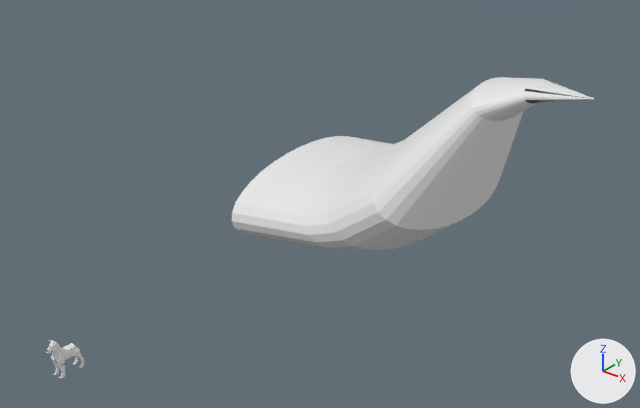
Renders of the FBX model tRip/Assets/Main/Prefabs/modelGos.fbx from each side of a commit.
Rendered twice from a 50 mm lens placed at (19.36, -12.17, 15.73), pointed at (7.97, 2.05, 6.91). Every picture has the same lights, and +X, +Y and +Z are marked at lower right. Where no turn or scale is listed for an object, it has been applied to the vertices.

Names of what the first picture shows: 'cua', 'tors'.
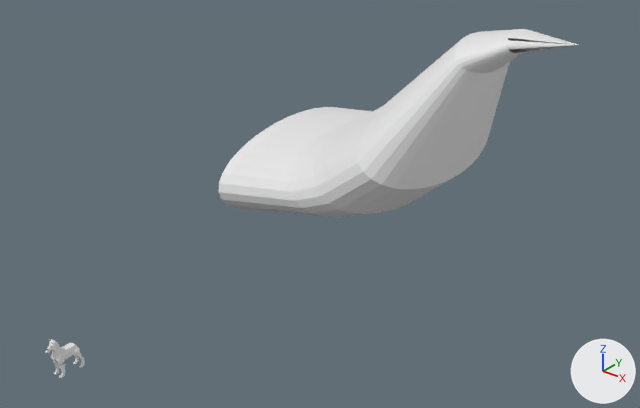
Where the newer file only moved an object's origin or applied its transform, the numbers keep the older frame.

Changed parts and their boxes (x1, y1, x2, y2) in the pictures (640 x 408 px):
'cua', moved, turned: before (232, 77, 594, 252); after (219, 29, 578, 217)
'tors', moved, turned: before (51, 343, 77, 361); after (51, 342, 78, 361)

The edits, one by one:
Object 'tors' (ob_tors) moves from (-0.02, 0.05, 0.39) to (-0.02, 0.05, 0.41).
Object 'tors' (ob_tors) turns from (90, 0, -90) to (92, 1.3, -89) degrees about x, y and z.
Object 'cua' (ob_cua) moves from (-1.698, 55.1, -50.32) to (-1.768, 56.64, -50.3).
Object 'cua' (ob_cua) turns from (0.2, 141, 90) to (0.9, 141, 92) degrees about x, y and z.
